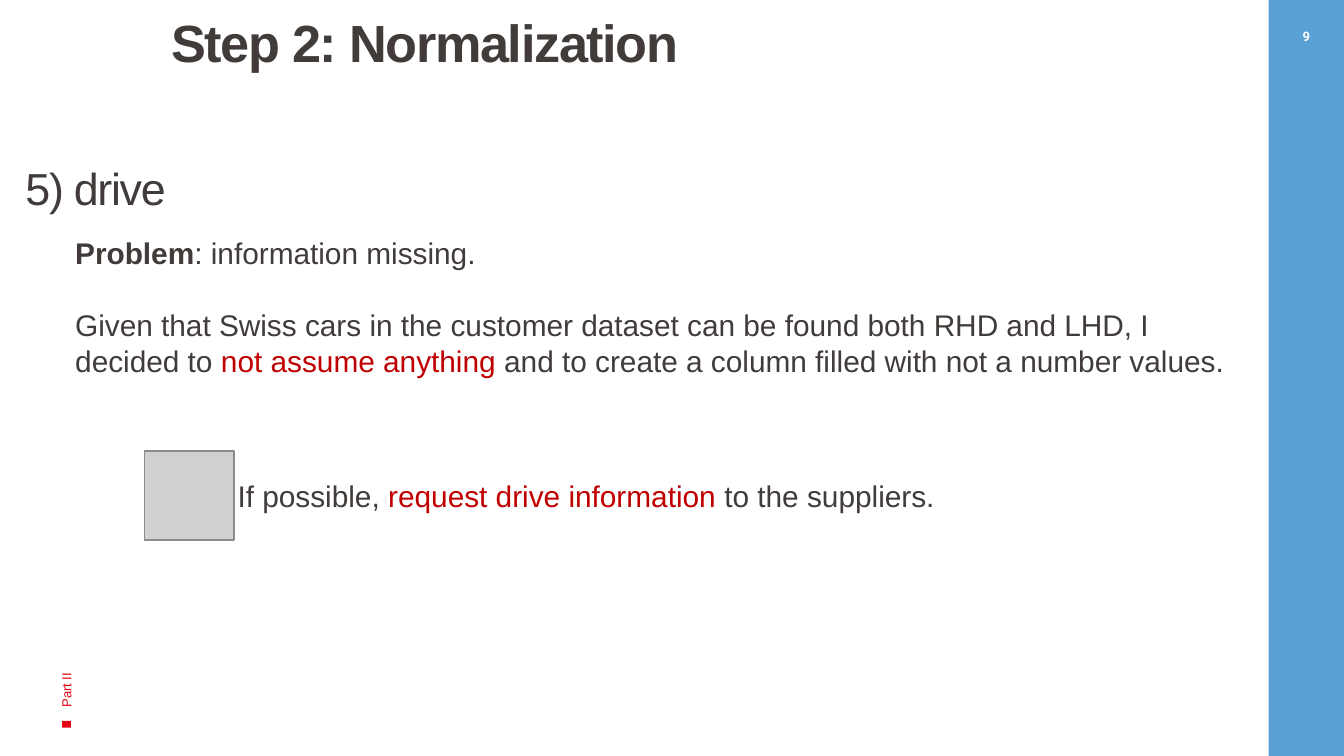
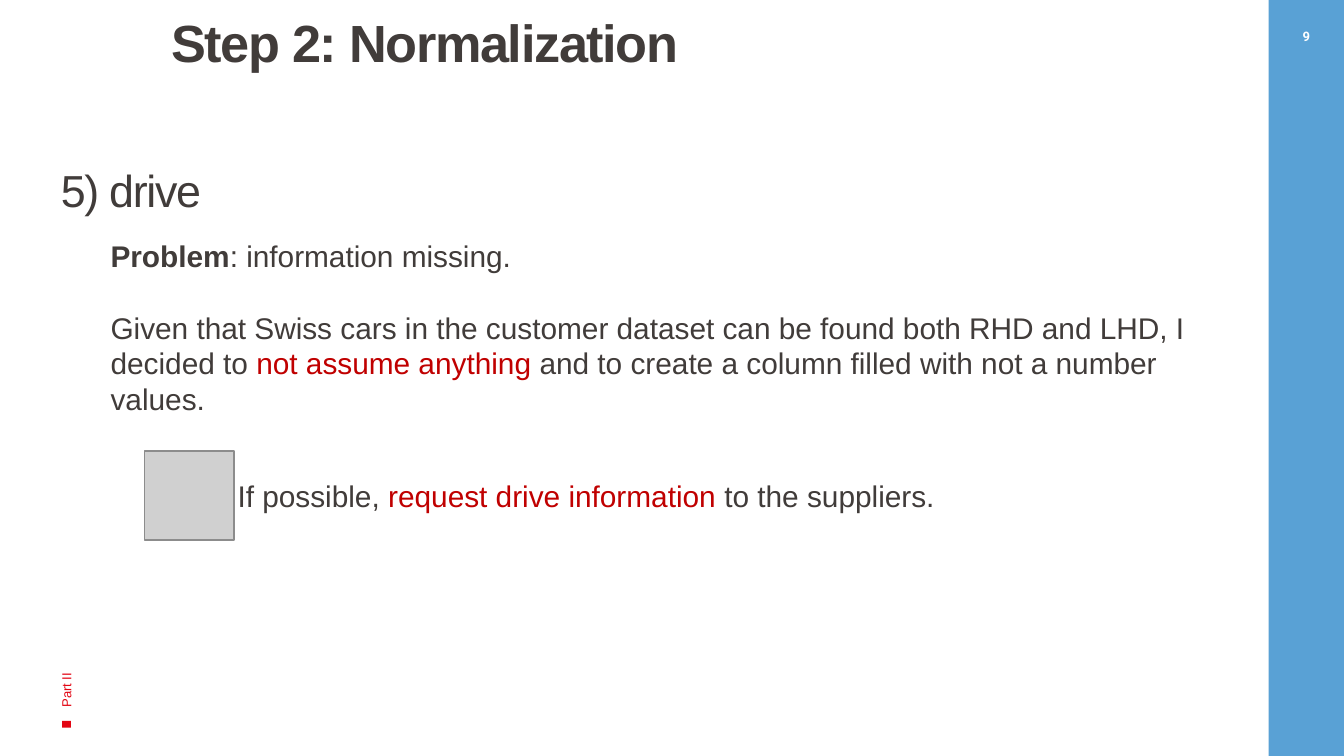
Before and after one commit to pierluigisegatto/Onedot_remote_data_task, a slide deck: slide 10 of customer_presentation/onedot_customer_presentation.pptx. Drawn at 1344x756 pixels with LibreOffice and Linux fonts; fonts in the diff are those of the drawing; grey boxes stand for pictures; background and template pictures are left out. Boxes give left, top, right and bottom in pixels: in the first picture for what was removed or moved away, otherwise in the second. Text is boxed around its words. In the diff, an @@ line names an element or a change of style, - is before the commit and + after.

```diff
--- a/customer_presentation/onedot_customer_presentation.pptx
+++ b/customer_presentation/onedot_customer_presentation.pptx
@@ text "5) drive": place and size @@
-text "5) drive" at [25,172,166,214]
+text "5) drive" at [61,174,201,216]
@@ text "Problem: information missing." rewrapped from [75,242,1223,377] to [111,245,1184,411] @@
@@ rectangle: place and size @@
-rectangle at [255,208,304,258]
+rectangle at [290,211,339,261]
```
Also in this commit, not shown: 11 other slides changed, 2 other files.
